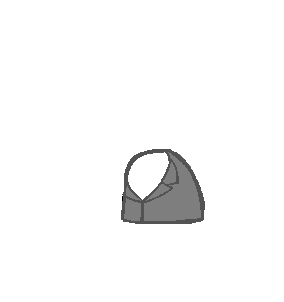
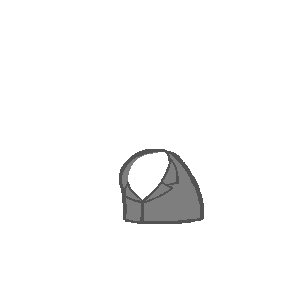
Layer changes from the first (284, 302) image to the second:
added layer "suit_lean.png" above "suit lean" over [119, 149, 204, 224]
hid "suit lean" over [121, 149, 205, 224]
